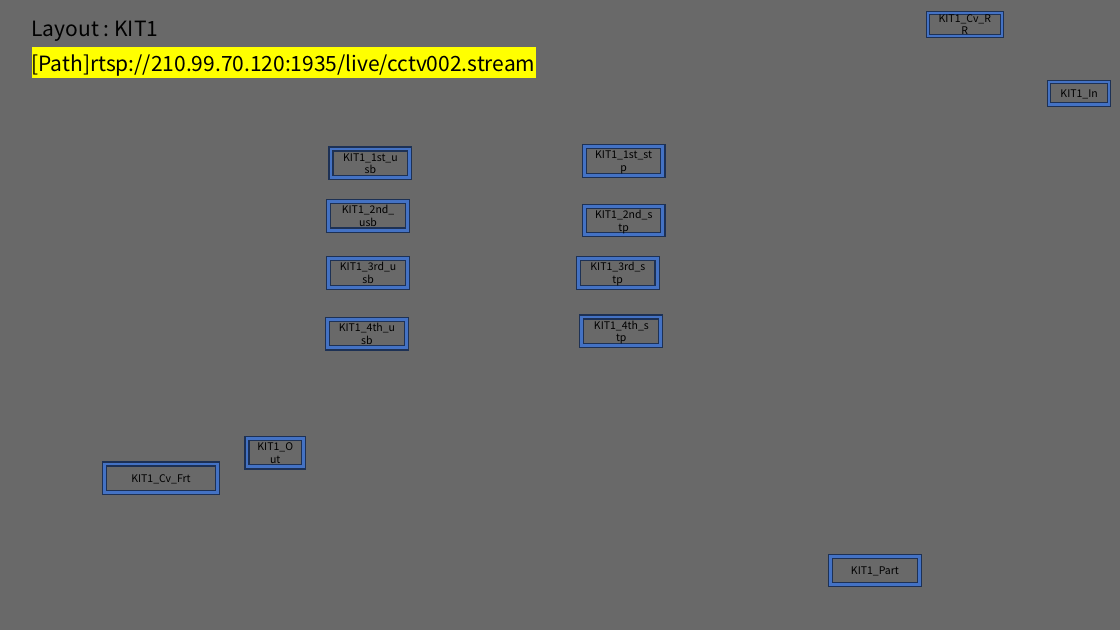
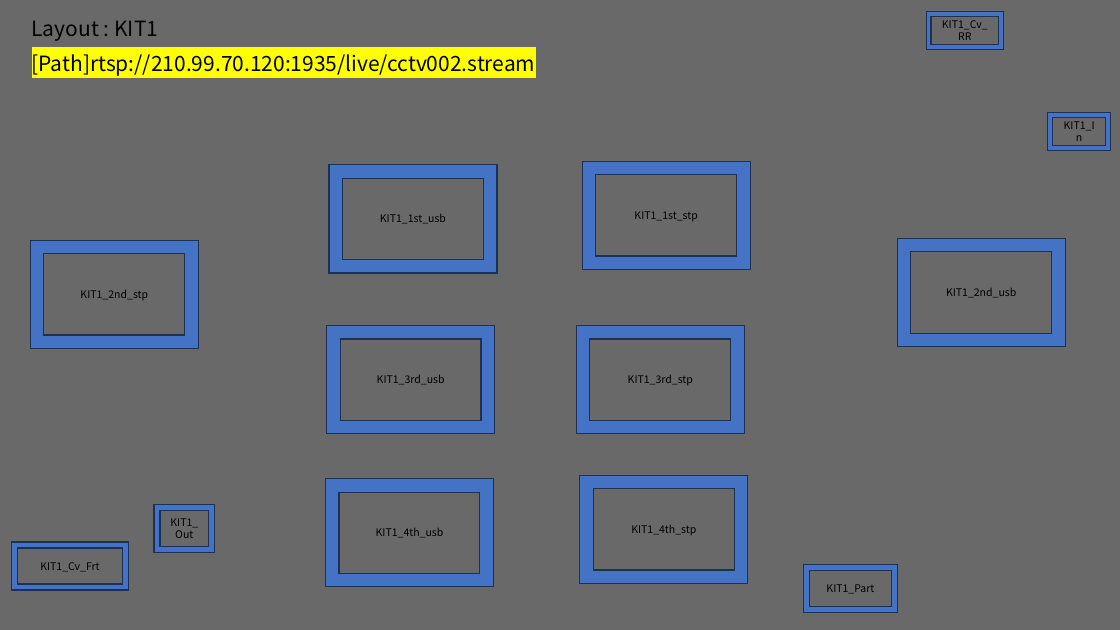
Before and after one commit to DualsoftDev/ds, a slide deck: slide 8 of DsDotNet/src/UnitTest/UnitTest.Model/ImportOfficeExample/exportDS/testA/testMy/my.pptx. Drawn at 1120x630 pixels with LibreOffice and Linux fonts; fonts in the diff are those of the drawing. Boxes give left, top, right and bottom in pixels: in the first picture for what was removed or moved away, otherwise in the second. Text is boxed around its words. In the diff, an @@ line names an element or a change of style, - is before the commit and + after.

```diff
--- a/DsDotNet/src/UnitTest/UnitTest.Model/ImportOfficeExample/exportDS/testA/testMy/my.pptx
+++ b/DsDotNet/src/UnitTest/UnitTest.Model/ImportOfficeExample/exportDS/testA/testMy/my.pptx
@@ frame "KIT1_Cv_RR": place and size @@
-frame "KIT1_Cv_RR" at [927, 12, 1004, 38]
+frame "KIT1_Cv_RR" at [927, 12, 1004, 50]
@@ frame "KIT1_In": place and size @@
-frame "KIT1_In" at [1048, 81, 1111, 107]
+frame "KIT1_In" at [1048, 113, 1111, 150]
@@ frame "KIT1_1st_usb": place and size @@
-frame "KIT1_1st_usb" at [329, 147, 413, 180]
+frame "KIT1_1st_usb" at [329, 165, 497, 273]
@@ frame "KIT1_1st_stp": place and size @@
-frame "KIT1_1st_stp" at [582, 145, 665, 177]
+frame "KIT1_1st_stp" at [582, 161, 750, 270]
@@ frame "KIT1_2nd_usb": place and size @@
-frame "KIT1_2nd_usb" at [327, 200, 410, 233]
+frame "KIT1_2nd_usb" at [897, 239, 1065, 347]
@@ frame "KIT1_2nd_stp": place and size @@
-frame "KIT1_2nd_stp" at [582, 204, 665, 237]
+frame "KIT1_2nd_stp" at [30, 240, 198, 349]
@@ frame "KIT1_3rd_usb": place and size @@
-frame "KIT1_3rd_usb" at [327, 257, 410, 290]
+frame "KIT1_3rd_usb" at [327, 325, 495, 434]
@@ frame "KIT1_3rd_stp": place and size @@
-frame "KIT1_3rd_stp" at [576, 257, 660, 290]
+frame "KIT1_3rd_stp" at [576, 325, 744, 434]
@@ frame "KIT1_4th_usb": place and size @@
-frame "KIT1_4th_usb" at [326, 318, 409, 350]
+frame "KIT1_4th_usb" at [326, 479, 494, 587]
@@ frame "KIT1_4th_stp": place and size @@
-frame "KIT1_4th_stp" at [580, 315, 663, 348]
+frame "KIT1_4th_stp" at [580, 476, 748, 584]
@@ frame "KIT1_Out": place and size @@
-frame "KIT1_Out" at [245, 436, 306, 469]
+frame "KIT1_Out" at [154, 505, 214, 553]
@@ frame "KIT1_Cv_Frt": place and size @@
-frame "KIT1_Cv_Frt" at [103, 462, 219, 495]
+frame "KIT1_Cv_Frt" at [12, 542, 129, 590]
@@ frame "KIT1_Part": place and size @@
-frame "KIT1_Part" at [828, 555, 922, 587]
+frame "KIT1_Part" at [804, 565, 897, 613]
```
Also in this commit, not shown: 12 other files.
